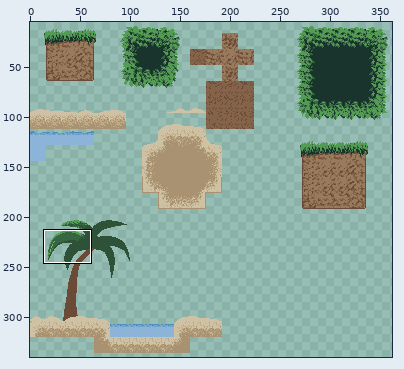
Sprite sheet -- assets/tilesets/TileMap_Test.png. The picture above shows the old version from afar; the outline marks the close-up.
Close-up. As it was:
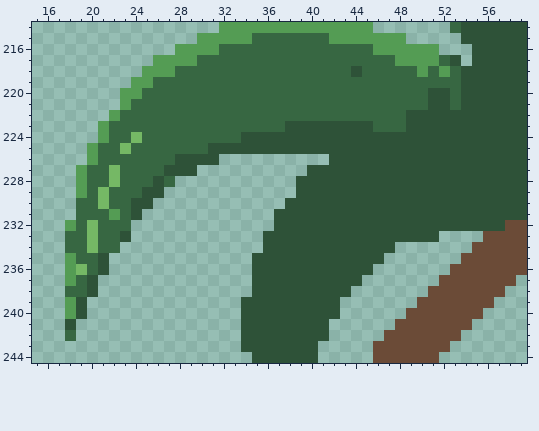
The file is 512x512 pixels. Shown: x 15..59, y 214..244. The wide view leaves out empty margins. The commit also changed other parts of the picture, which this record leaves out.
After the commit:
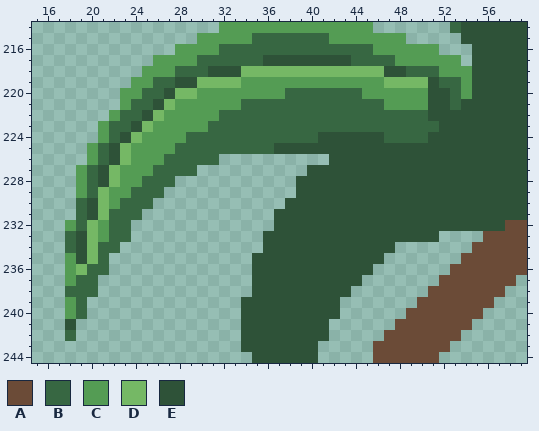
Palette (. is transparent): A #6b4b37  B #376742  C #549c54  D #75b865  E #2e5238
The edit:
y 217: x 36..43 BBBBBBBB -> EEEEEEEE; x 52..53 BE -> CC
y 218: x 31..48 BBBBBBBBBBBBBEBBBB -> EEEDDDDDDDDDDDDDEE; x 50 C -> B; x 53..54 BE -> CC
y 219: x 28..51 BBBBBBBBBBBBBBBBBBBBBBBB -> EEDDDDCCCCCCCCCCCCCDDDDE; x 54 E -> C
y 220: x 27..37 BBBBBBBBBBB -> EDDCCCCCCCC; x 45..50 BBBBBB -> CCCCCC; x 54 E -> C
y 221: x 26..33 BBBBBBBB -> EDCCCCCC; x 47..50 BBBB -> CCCC
y 222: x 25..31 BBBBBBB -> EDCCCCC; x 49..50 EE -> BB
y 223: x 24..30 BBBBBBB -> EDCCCCC; x 38..45 EEEEEEEE -> BBBBBBBB; x 49..51 EEE -> BBB
y 224: x 23 B -> E; x 25..28 BBBB -> CCCC; x 34..40 EEEEEEE -> BBBBBBB; x 47..50 EEEE -> BBBB
y 225: x 22 B -> E; x 24..27 BBBB -> CCCC; x 31..36 EEEEEE -> BBBBBB
y 226: x 22..26 BBBBB -> EDCCC; x 28..31 EEEE -> BBBB
y 227: x 21 B -> E; x 23..25 BBB -> CCC; x 27..29 EEE -> BBB
y 228: x 21 B -> E; x 23..24 BB -> CC; x 26 E -> B
y 229: x 22..23 BB -> CC; x 25..26 EE -> BB
y 230: x 20 B -> E; x 22 B -> C; x 24..25 EE -> BB
y 231: x 20..22 BBC -> EDB; x 24 E -> B
y 232: x 21 B -> C
y 233: x 19 B -> E; x 21 B -> C; x 23 E -> B
y 234: x 19 B -> E
y 235: x 19..21 BBE -> EDB
y 236: x 21 E -> B
y 237..238: x 20 E -> B
y 239..240: x 19 E -> B
